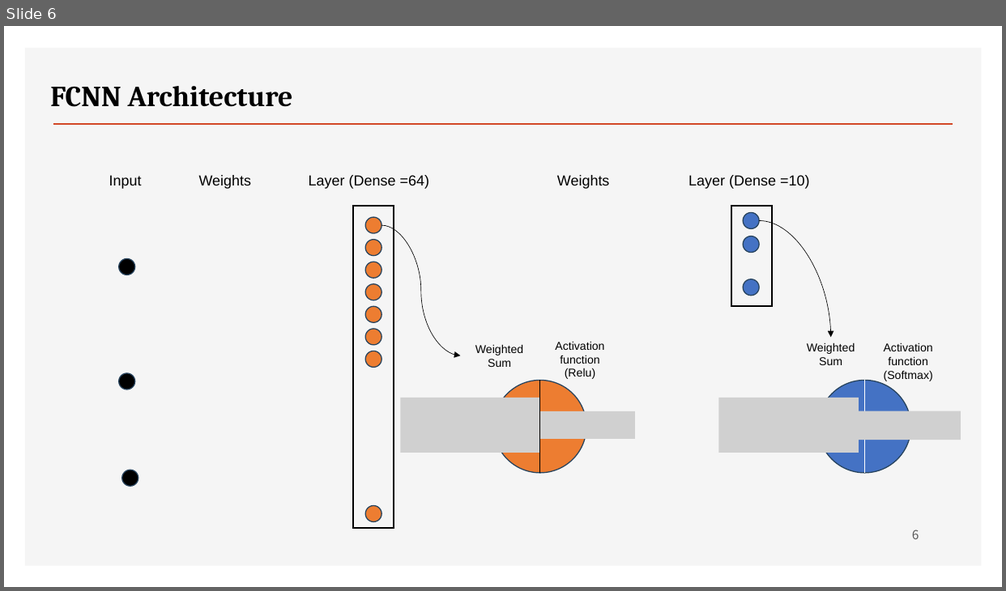
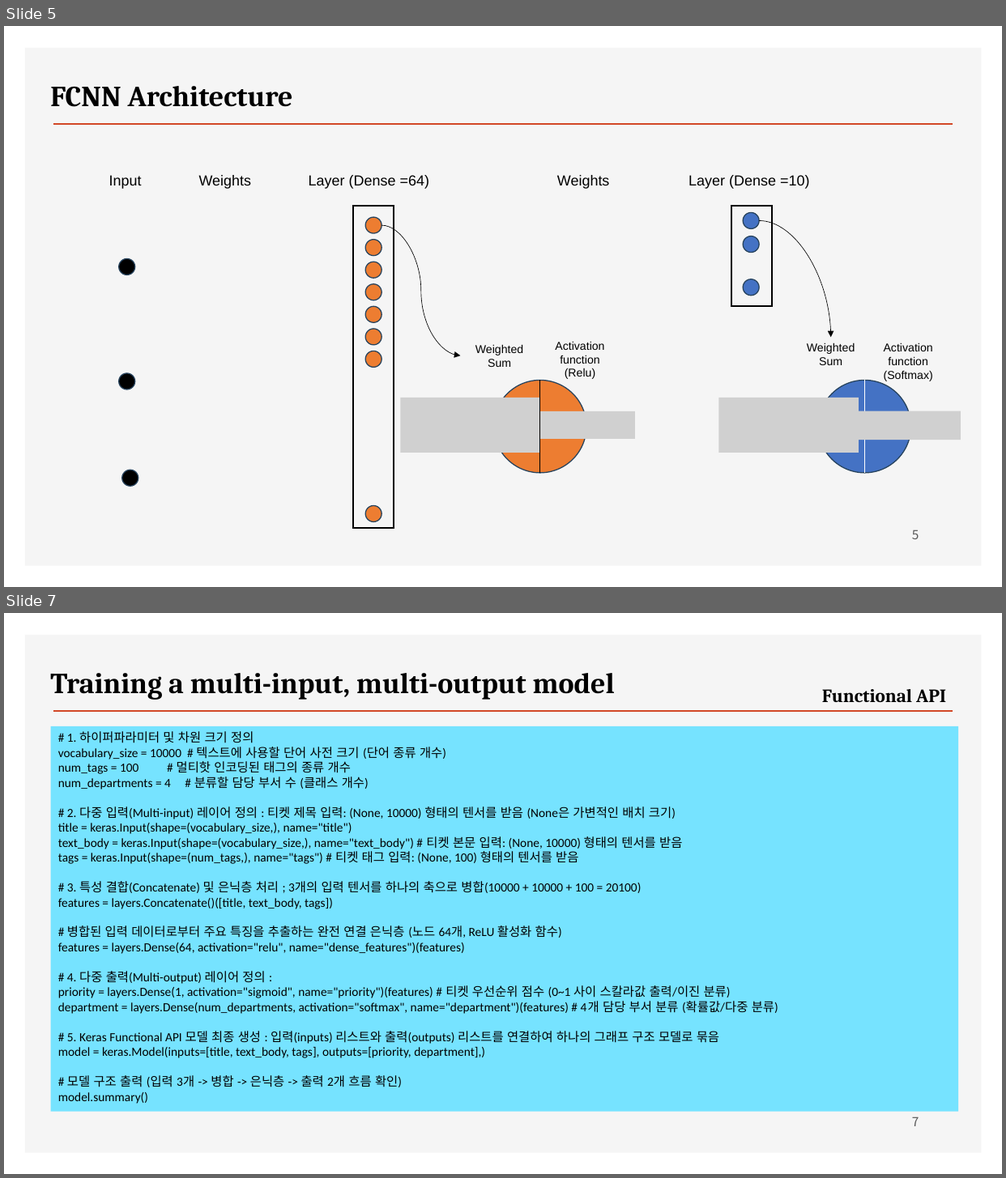
Before and after one commit to ancestor9/2026_Fall_Deep-Learning-with-Python, a slide deck: Chapter 07 A deep dive on Keras.pptx. Shown one above the other, each under a label of ours: slide 6 before the commit, slides 5 and 7 after it; the slides between them are not shown. The pictures are 1006x591 and 1006x1178 pixels, drawn with LibreOffice and Linux fonts; fonts in the diff are those of the drawing; grey boxes stand for pictures; background and template pictures are left out. Boxes give left, top, right and bottom in pixels: in the first picture for what was removed or moved away, otherwise in the second. Text is boxed around its words. In the diff, an @@ line names an element or a change of style, - is before the commit and + after.

```diff
--- a/Chapter 07 A deep dive on Keras.pptx
+++ b/Chapter 07 A deep dive on Keras.pptx
@@ slide 7 added at (x1=4, y1=613, x2=1002, y2=1174), background #FFFFFF; not listed: 2 template elements that a slide beside it also shows @@
@@ text added at (x1=50, y1=673, x2=615, y2=700), 28 pt, text #000000, bold @@
+Training a multi-input, multi-output model
@@ text added at (x1=822, y1=689, x2=946, y2=702), 18 pt, text #000000, bold @@
+Functional API
@@ rectangle added at (x1=50, y1=726, x2=958, y2=1112), fill #76E3FF, 12 pt, text #000000 @@
+# 1. 하이퍼파라미터 및 차원 크기 정의
+vocabulary_size = 10000 # 텍스트에 사용할 단어 사전 크기 (단어 종류 개수)
+num_tags = 100 # 멀티핫 인코딩된 태그의 종류 개수
+num_departments = 4 # 분류할 담당 부서 수 (클래스 개수)
+# 2. 다중 입력(Multi-input) 레이어 정의 : 티켓 제목 입력: (None, 10000) 형태의 텐서를 받음 (None은 가변적인 배치 크기)
+title = keras.Input(shape=(vocabulary_size,), name="title")
+text_body = keras.Input(shape=(vocabulary_size,), name="text_body") # 티켓 본문 입력: (None, 10000) 형태의 텐서를 받음
+tags = keras.Input(shape=(num_tags,), name="tags") # 티켓 태그 입력: (None, 100) 형태의 텐서를 받음
+# 3. 특성 결합(Concatenate) 및 은닉층 처리 ; 3개의 입력 텐서를 하나의 축으로 병합(10000 + 10000 + 100 = 20100)
+features = layers.Concatenate()([title, text_body, tags])
+# 병합된 입력 데이터로부터 주요 특징을 추출하는 완전 연결 은닉층 (노드 64개, ReLU 활성화 함수)
+features = layers.Dense(64, activation="relu", name="dense_features")(features)
+# 4. 다중 출력(Multi-output) 레이어 정의 :
+priority = layers.Dense(1, activation="sigmoid", name="priority")(features) # 티켓 우선순위 점수 (0~1 사이 스칼라값 출력/이진 분류)
+department = layers.Dense(num_departments, activation="softmax", name="department")(features) # 4개 담당 부서 분류 (확률값/다중 분류)
+# 5. Keras Functional API 모델 최종 생성 : 입력(inputs) 리스트와 출력(outputs) 리스트를 연결하여 하나의 그래프 구조 모델로 묶음
+model = keras.Model(inputs=[title, text_body, tags], outputs=[priority, department],)
+# 모델 구조 출력 (입력 3개 -> 병합 -> 은닉층 -> 출력 2개 흐름 확인)
+model.summary()
@@ page number added at (x1=912, y1=1117, x2=919, y2=1127), 12 pt, text #595959 @@
+7
@@ what was slide 6 is now slide 5 @@
@@ page number at (x1=912, y1=530, x2=919, y2=540): text changed @@
-6
+5
```
Also in this commit, not shown: 3 slides changed, 3 other slides added.
